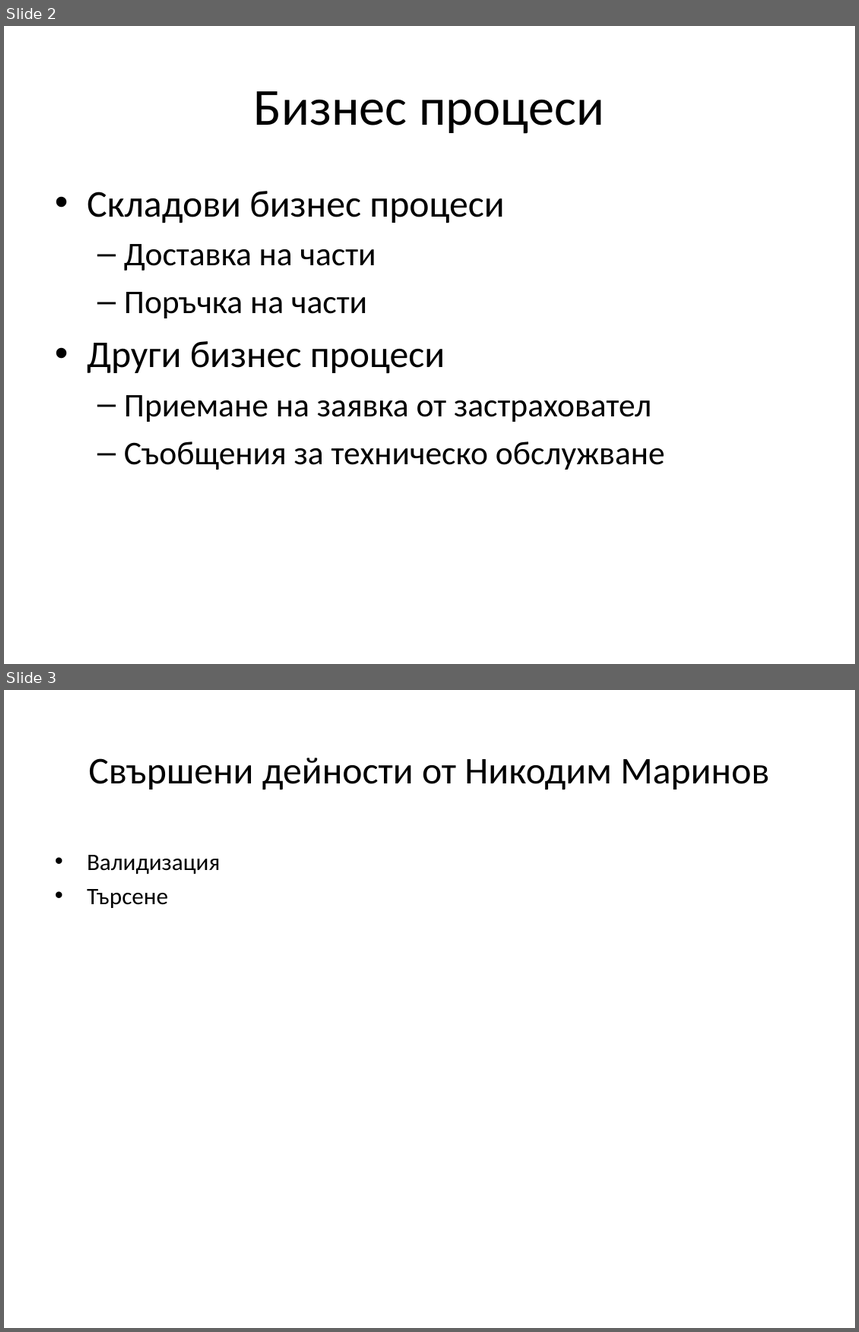
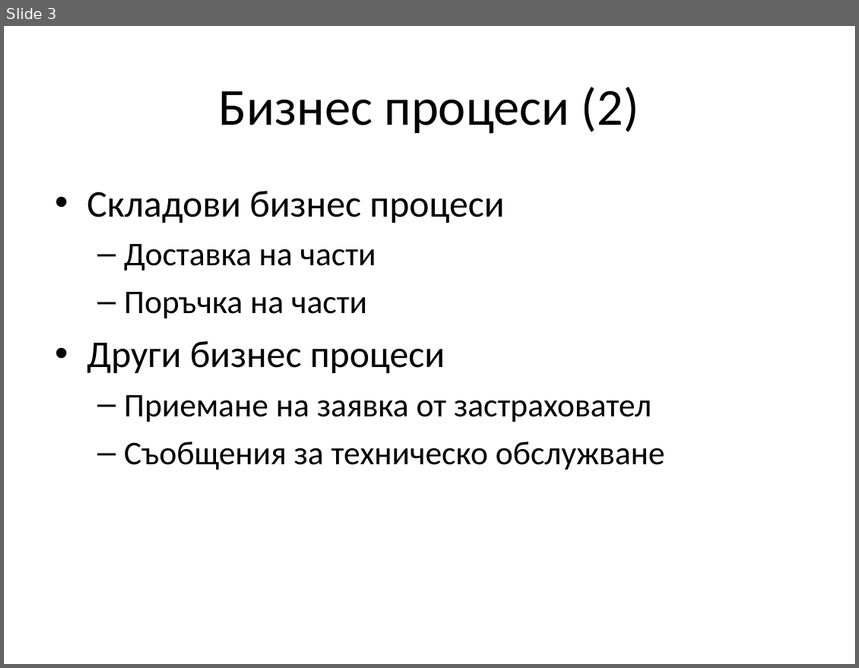
Before and after one commit to jasimcse/team2-strawberry, a slide deck: prezentaciq/Nikodim.ppt. Shown one above the other, each under a label of ours: slides 2 and 3 before the commit, slide 3 after it. The pictures are 859x1332 and 859x668 pixels, drawn with LibreOffice and Linux fonts; fonts in the diff are those of the drawing. Boxes give left, top, right and bottom in pixels: in the first picture for what was removed or moved away, otherwise in the second. Text is boxed around its words. In the diff, an @@ line names an element or a change of style, - is before the commit and + after.

```diff
--- a/prezentaciq/Nikodim.ppt
+++ b/prezentaciq/Nikodim.ppt
@@ slide 3 removed at (4, 690, 855, 1328), background #FFFFFF @@
@@ title removed at (88, 758, 769, 790) @@
-Свършени дейности от Никодим Маринов
@@ text removed at (87, 855, 220, 908) @@
-• Валидизация
-• Търсене
@@ what was slide 2 is now slide 3 @@
@@ slide 3 changed as well @@
@@ title at (219, 87, 639, 134): text changed @@
-Бизнес процеси
+Бизнес процеси (2)
```
Also in this commit, not shown: 1 other slide changed, 2 slides added.
